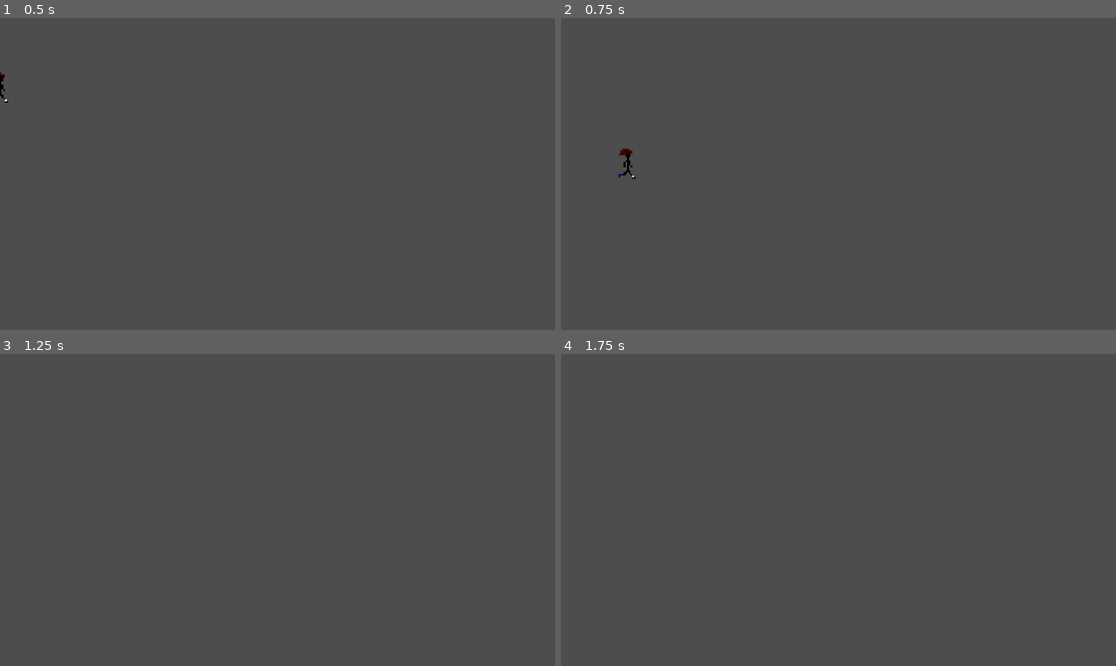
Above: before the commit, frames 1-4 (two rows, left to right).
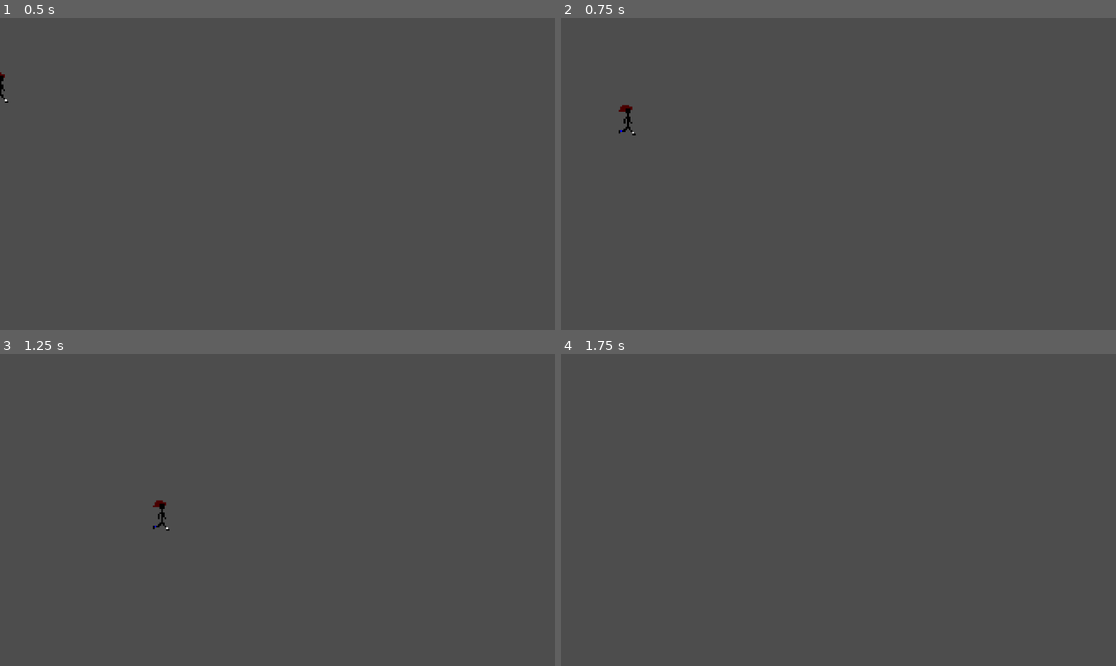
Above: after the commit, the same moments.

Repository: Elijahlenhard/PlaceholderPlatformer
Game: Godot game, scene res://character_body_2d.tscn
The game is run twice, just before and just after one commit, with the same random seed, the same clock (stepped at 60 frames per second) and the same inputs.
Inputs:
- Up to frame 1 (0.5 s): no input
- Up to frame 2 (0.75 s): tap Enter at 0.5 s; hold Right (move_right) from 0.53 s (still down); hold Z (jump) from 0.53 s (still down); tap C (dash) at 0.6 s
- Up to frame 3 (1.25 s): keep holding Right (move_right); keep holding Z (jump)
- Up to frame 4 (1.75 s): keep holding Right (move_right); release Z (jump) at 1.28 s; tap Z (jump) at 1.35, 1.52 s; tap C (dash) at 1.55 s

Frame 1 is identical in both runs. In frame 2, 0.2% of the frame differs, in the area x 10-14%, y 27-52%; in frame 3, 0.1%; in frame 4, nothing differs.

Commit message:
Adds basic camera movement

Diff:
--- /dev/null
+++ b/Camera2D.gd
@@ -0,0 +1,12 @@
+extends Camera2D
+
+@export var target: Node = null
+# Called when the node enters the scene tree for the first time.
+func _ready():
+	pass
+
+
+# Called every frame. 'delta' is the elapsed time since the previous frame.
+func _process(delta):
+	var target_position = target.position
+	position = lerp(position, target_position, 2.5*delta)
--- a/Scripts/Player/playerMove.gd
+++ b/Scripts/Player/playerMove.gd
@@ -2,7 +2,7 @@
 
 signal hit
 
-@export var top_speed = 200
+@export var top_speed = 250
 var screen_size
 var time_jumping =0
 var max_jump_time = .66
@@ -26,38 +26,47 @@
 func _physics_process(delta):
 
 	apply_gravity(delta)
-
+	#Checks for directional input and calls appropriate functions
 	if Input.is_action_pressed("move_right"):
 		run_right(delta)
-		dash_direction.x =1
+		dash_direction.x =1 #Dash direction updated for direction character is facing
 	elif Input.is_action_pressed("move_left"):
 		run_left(delta)
-		dash_direction.x =-1
+		dash_direction.x =-1#Dash direction updated for direction character is facing
 	else:
-		decelerate(delta, 1)
+		decelerate(delta, 1)#if no directional input, decelerate
 
+	#Primes a jump the frame the jump key is pressed
+	if Input.is_action_just_pressed("jump"):
+		jump_primed =3#if the player touches the ground at anypoint in the next 3 frames, execute a jump
 
-	if Input.is_action_pressed("jump"):
-		jump_primed = 3
-	else:
+	#sets jump_held to false if the jump key is released
+	if !Input.is_action_pressed("jump"):
 		jump_held = false
-	if jump_primed>0:
-		jump_primed -=1
+
+	if jump_primed>0:#if a jump is primed
+		jump_primed -=1#decrement jump primed var
+
+	#if I jump is primed and the player touches the floor call the jump function
+	#also checks if jump is currently held to handle holding jump key for higher jump.
 	if ((jump_primed>0 && is_on_floor()) || jump_held):
 		jump_held = true
 		jump(delta)
 	else:
 		time_jumping = 0
 
+	#if the dash key is hit and dash is off cool down call dash function
 	if(Input.is_action_just_pressed("dash") && remaining_dash_cd<=0):
-		is_dashing = true
+		is_dashing = true #disables deceleration and sets y velocity to 0 for a set time
 		dash(delta)
 		remaining_dash_cd = dash_cd
+
 	if(is_dashing):
 		dash_time += delta
 		if (dash_time > .15):
 			is_dashing = false
 			dash_time =0
+		velocity.y =0
 
 	if(remaining_dash_cd >0):
 		remaining_dash_cd -= delta
@@ -77,13 +86,10 @@
 
 	print_debug(velocity)
 
-
-
 func apply_gravity(delta):
 	var linear = 1200
-	if !is_on_floor():
+	if (!is_on_floor()):
 		velocity.y += (linear*delta)*((terminal_velocity-velocity.y)/terminal_velocity)
-
 
 func jump(delta):
 	var linear = 7000
@@ -97,7 +103,7 @@
 	var acceleration = 1.1
 	var linear = 20
 	if(velocity.x<0||velocity.x>(top_speed+25)):
-		decelerate(delta, 1)
+		decelerate(delta, 2)
 	elif(velocity.x<top_speed):
 		velocity.x = velocity.x*acceleration + linear
 
@@ -105,15 +111,16 @@
 	var acceleration = 1.1
 	var linear = -20
 	if(velocity.x>0 ||velocity.x<-(top_speed+25)):
-		decelerate(delta, 1)
+		decelerate(delta, 2)
 	elif(velocity.x>-top_speed):
 		velocity.x = velocity.x*acceleration + linear
 
 func decelerate(delta, rate):
 	if(is_dashing):
-		print_debug("isDashing")
 		return
-	var deceleration = .9
+	var deceleration = .95
+	if(rate == 2):
+		deceleration = .9
 	var linear = 20
 	if(abs(velocity.x) < linear):
 		velocity.x = 0
@@ -124,13 +131,3 @@
 
 func dash(delta):
 	velocity.x = 1000*dash_direction.x
-
-
-
-
-"""func _on_body_entered(body):
-	hide()
-	hit.emit()
-	# Must be deferred as we can't change physics properties on a physics callback.
-	$CollisionShape2D.set_deferred("disabled", true)
-	"""
--- /dev/null
+++ b/sub_viewport.tscn
@@ -0,0 +1,9 @@
+[gd_scene load_steps=2 format=3 uid="uid://cdf2j1x1x61lf"]
+
+[ext_resource type="PackedScene" uid="uid://cfre0m4ws4hf5" path="res://world.tscn" id="1_sw2mt"]
+
+[node name="SubViewport" type="SubViewport"]
+
+[node name="World" parent="." instance=ExtResource("1_sw2mt")]
+
+[node name="Camera2D" type="Camera2D" parent="World"]
--- a/world.tscn
+++ b/world.tscn
@@ -1,7 +1,8 @@
-[gd_scene load_steps=5 format=3 uid="uid://cfre0m4ws4hf5"]
+[gd_scene load_steps=6 format=3 uid="uid://cfre0m4ws4hf5"]
 
 [ext_resource type="PackedScene" uid="uid://cyb4hippeoqe8" path="res://character_body_2d.tscn" id="1_twnvs"]
 [ext_resource type="AudioStream" uid="uid://cl70nnui4rhhf" path="res://Sounds/Music/Wasteland or Snowy area.mp3" id="2_kb7cl"]
+[ext_resource type="Script" path="res://Camera2D.gd" id="3_52qx8"]
 
 [sub_resource type="QuadMesh" id="QuadMesh_06eco"]
 size = Vector2(1000, 20)
@@ -11,87 +12,103 @@
 
 [node name="World" type="Node2D"]
 
-[node name="CharacterBody2D" parent="." instance=ExtResource("1_twnvs")]
+[node name="Player" parent="." instance=ExtResource("1_twnvs")]
 position = Vector2(232, 116)
 
 [node name="Platform" type="StaticBody2D" parent="."]
+position = Vector2(339, 184)
 
 [node name="MeshInstance2D" type="MeshInstance2D" parent="Platform"]
-position = Vector2(503, 560)
+position = Vector2(230, 0)
 scale = Vector2(0.458, 1)
 mesh = SubResource("QuadMesh_06eco")
 
 [node name="CollisionShape2D" type="CollisionShape2D" parent="Platform"]
-position = Vector2(502, 560)
+position = Vector2(231, 0)
 shape = SubResource("RectangleShape2D_wvah6")
 
 [node name="Platform2" type="StaticBody2D" parent="."]
+position = Vector2(468, 118)
 
 [node name="MeshInstance2D" type="MeshInstance2D" parent="Platform2"]
-position = Vector2(266, 506)
+position = Vector2(230, 0)
 scale = Vector2(0.457, 1)
 mesh = SubResource("QuadMesh_06eco")
 
 [node name="CollisionShape2D" type="CollisionShape2D" parent="Platform2"]
-position = Vector2(265, 506)
+position = Vector2(231, 0)
 shape = SubResource("RectangleShape2D_wvah6")
 
 [node name="Platform3" type="StaticBody2D" parent="."]
+position = Vector2(71, 272)
 
 [node name="MeshInstance2D" type="MeshInstance2D" parent="Platform3"]
-position = Vector2(773.5, 443)
+position = Vector2(233, -3)
 scale = Vector2(0.459, 1)
 mesh = SubResource("QuadMesh_06eco")
 
 [node name="CollisionShape2D" type="CollisionShape2D" parent="Platform3"]
-position = Vector2(774, 443)
+position = Vector2(233, -3)
 shape = SubResource("RectangleShape2D_wvah6")
 
 [node name="Platform4" type="StaticBody2D" parent="."]
+position = Vector2(634, 268)
 
 [node name="MeshInstance2D" type="MeshInstance2D" parent="Platform4"]
-position = Vector2(249.5, 401)
+position = Vector2(230.5, -0.999969)
 scale = Vector2(0.459, 1)
 mesh = SubResource("QuadMesh_06eco")
 
 [node name="CollisionShape2D" type="CollisionShape2D" parent="Platform4"]
-position = Vector2(249.5, 401)
+position = Vector2(230.5, -1)
 shape = SubResource("RectangleShape2D_wvah6")
 
 [node name="Platform5" type="StaticBody2D" parent="."]
+position = Vector2(590, 353)
 
 [node name="MeshInstance2D" type="MeshInstance2D" parent="Platform5"]
-position = Vector2(255.5, 297)
+position = Vector2(230.5, -2)
 scale = Vector2(0.459, 1)
 mesh = SubResource("QuadMesh_06eco")
 
 [node name="CollisionShape2D" type="CollisionShape2D" parent="Platform5"]
-position = Vector2(255.5, 297)
+position = Vector2(230, -2.00003)
 shape = SubResource("RectangleShape2D_wvah6")
 
 [node name="Platform6" type="StaticBody2D" parent="."]
+position = Vector2(155, 457)
 
 [node name="MeshInstance2D" type="MeshInstance2D" parent="Platform6"]
-position = Vector2(867.5, 354)
+position = Vector2(232.5, -3.99997)
 scale = Vector2(0.459, 1)
 mesh = SubResource("QuadMesh_06eco")
 
 [node name="CollisionShape2D" type="CollisionShape2D" parent="Platform6"]
-position = Vector2(867.5, 354)
+position = Vector2(232.5, -4)
 shape = SubResource("RectangleShape2D_wvah6")
 
 [node name="Platform7" type="StaticBody2D" parent="."]
+position = Vector2(-94, 372)
 
 [node name="MeshInstance2D" type="MeshInstance2D" parent="Platform7"]
-position = Vector2(808, 254)
+position = Vector2(230.5, -3.99998)
 scale = Vector2(0.459, 1)
 mesh = SubResource("QuadMesh_06eco")
 
 [node name="CollisionShape2D" type="CollisionShape2D" parent="Platform7"]
-position = Vector2(809, 254)
+position = Vector2(231.5, -4)
 shape = SubResource("RectangleShape2D_wvah6")
 
 [node name="AudioStreamPlayer2D" type="AudioStreamPlayer2D" parent="."]
+position = Vector2(-41, 28)
 stream = ExtResource("2_kb7cl")
 autoplay = true
+max_distance = 171571.0
+attenuation = 0.901249
+panning_strength = 0.0
 bus = &"Music"
+
+[node name="Camera2D" type="Camera2D" parent="." node_paths=PackedStringArray("target")]
+position = Vector2(210, 17)
+script = ExtResource("3_52qx8")
+target = NodePath("../Player")
